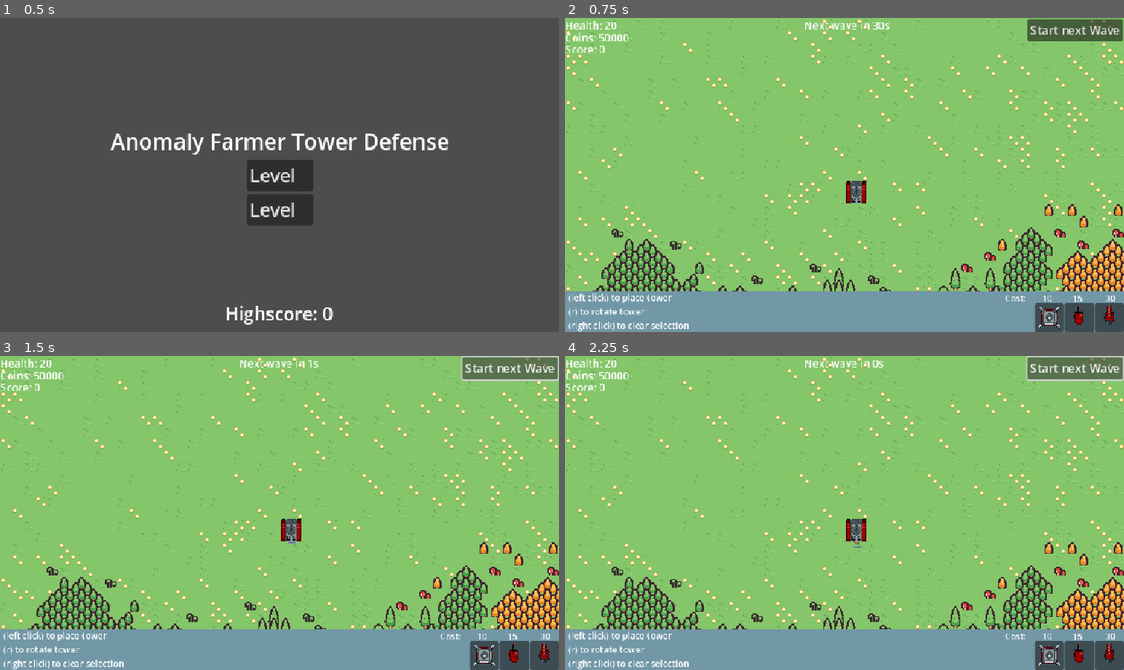
Above: before the commit, frames 1-4 (two rows, left to right).
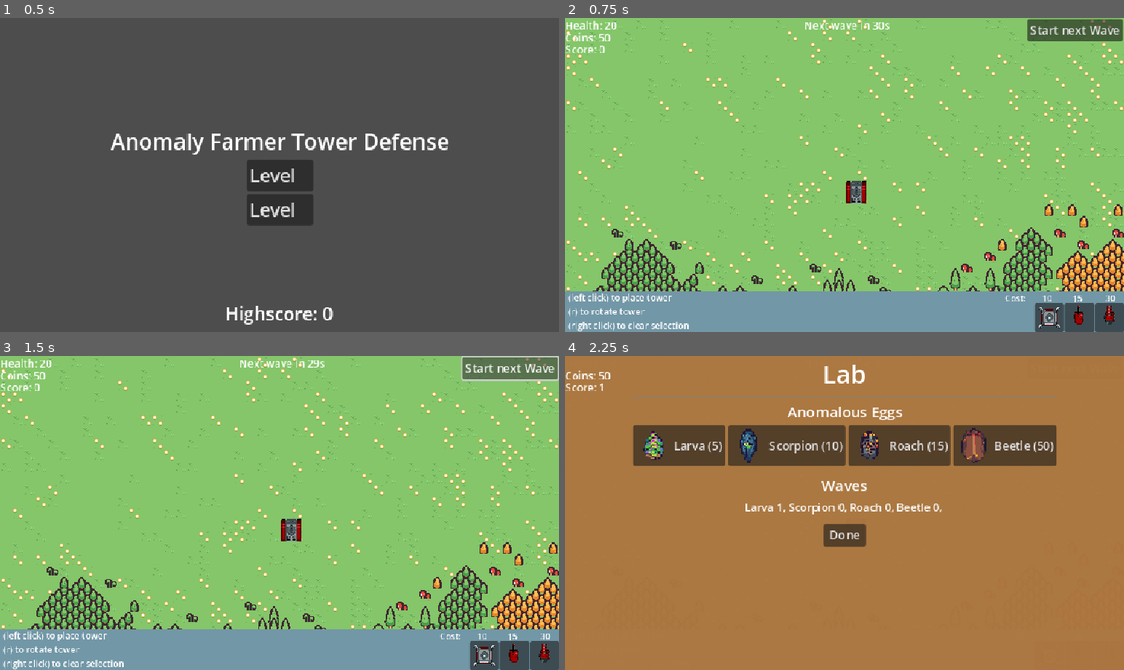
Above: after the commit, the same moments.

Repository: cmoll24/Anomaly-TD
Game: Godot game, scene res://src/title.tscn
Two runs of this game, one before a commit and one after it. Both use one fixed random seed, a clock stepped at 60 frames per second and the inputs below. Sound files missing from this copy of the repository are replaced by a short silence.
Inputs:
- Up to frame 1 (0.5 s): no input
- Up to frame 2 (0.75 s): click "Level 1" at 0.5 s
- Up to frame 3 (1.5 s): click "Start next Wave" at 1.25 s
- Up to frame 4 (2.25 s): click "Start next Wave" at 2 s

Frame 1 is identical in both runs. In frame 2, less than 0.1% of the frame differs, in the area x 8-12%, y 5-8%; in frame 3, 0.1%; in frame 4, 100%, in the area x 0-100%, y 0-100%.

Commit message:
Fixed bugs

Diff:
--- a/src/EnemyWaves.gd
+++ b/src/EnemyWaves.gd
@@ -30,7 +30,7 @@
 	for enemy_type in range(len(waves)):
 		for i in range(waves[enemy_type]):
 			enemies.append(enemy_type)
-	var n_per_wave = max(len(enemies)/10,1)
+	var n_per_wave = max(len(enemies)/5,1)
 	enemies.shuffle()
 
 	current_waves = []
@@ -38,7 +38,9 @@
 	while len(enemies) > 0:
 		var wave = []
 		for x in range(n_per_wave):
-			wave.append(enemies.pop_front())
+			var next_enemy = enemies.pop_front()
+			if next_enemy != null:
+				wave.append(enemies.pop_front())
 		current_waves.append([wave,randi_range(5,5+min(n_per_wave,20))])
 	timer.start(30)
 
--- a/src/GlobalVariables.gd
+++ b/src/GlobalVariables.gd
@@ -10,7 +10,7 @@
 var GRID_CELL_SIZE = Vector2i(32,32)
 
 var coins :int = 0
-var starting_coins = 50000
+var starting_coins = 50
 var player_health = 20
 
 enum TOWERS {
